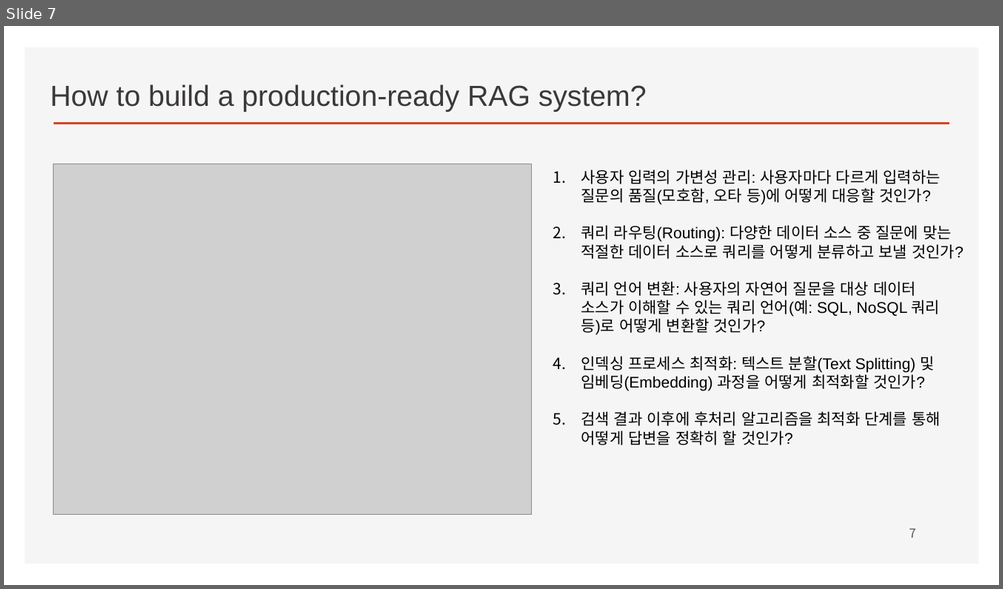
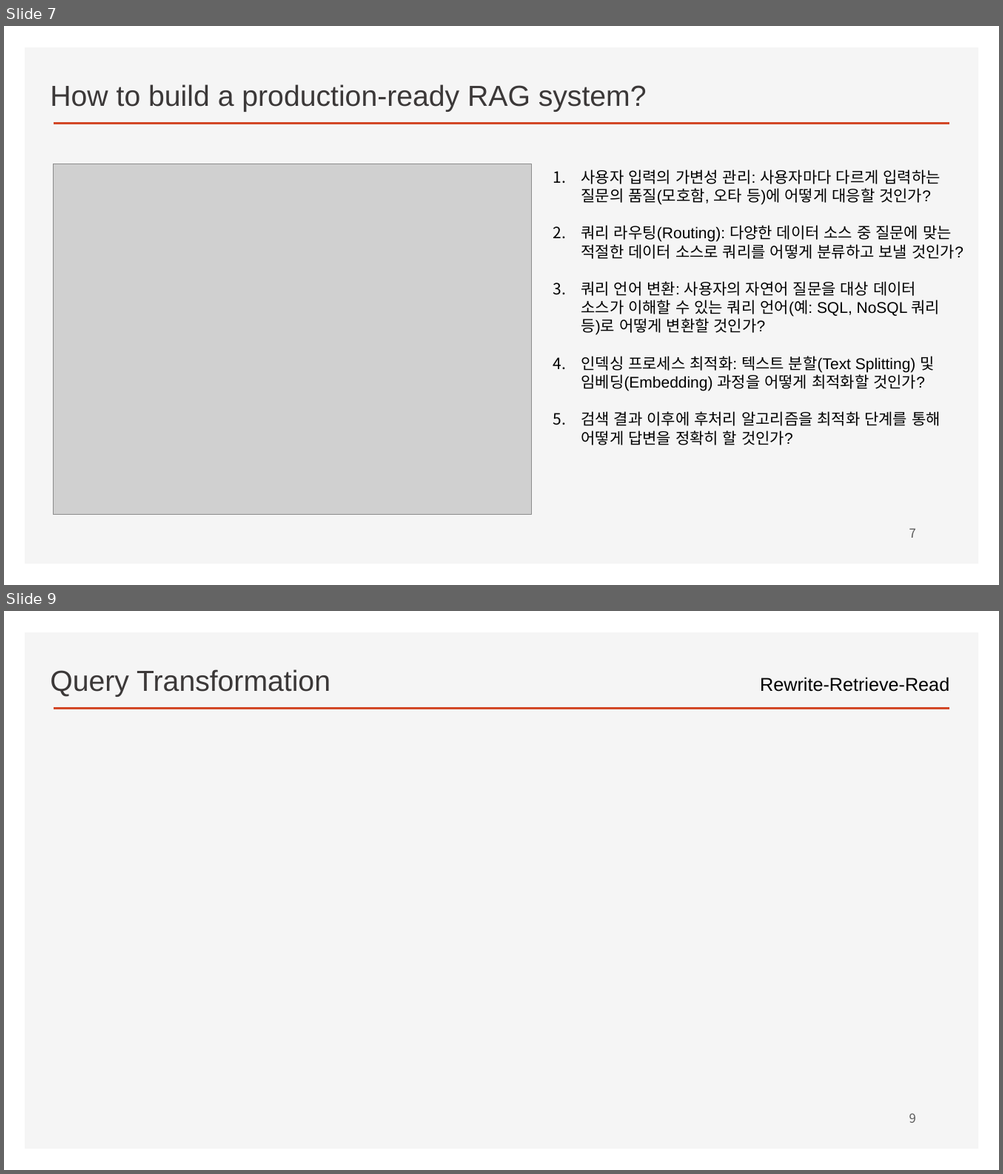
Before and after one commit to ancestor9/2026_Fall_Learning-Langchain-AI-Agent, a slide deck: CHAPTER 3 RAG Part II_Chatting with Your Data.pptx. Shown one above the other, each under a label of ours: slide 7 before the commit, slides 7 and 9 after it; the slides between them are not shown. The pictures are 1003x589 and 1003x1174 pixels, drawn with LibreOffice and Linux fonts; fonts in the diff are those of the drawing; grey boxes stand for pictures; background and template pictures are left out. Boxes give left, top, right and bottom in pixels: in the first picture for what was removed or moved away, otherwise in the second. Text is boxed around its words. In the diff, an @@ line names an element or a change of style, - is before the commit and + after.

```diff
--- a/CHAPTER 3 RAG Part II_Chatting with Your Data.pptx
+++ b/CHAPTER 3 RAG Part II_Chatting with Your Data.pptx
@@ slide 9 added at [4, 611, 999, 1170], background #FFFFFF; not listed: 2 template elements that a slide beside it also shows @@
@@ text added at [50, 669, 330, 697], 28 pt, text #3B3838 @@
+Query Transformation
@@ text added at [760, 677, 949, 692], 18 pt, text #000000 @@
+Rewrite-Retrieve-Read
@@ page number added at [909, 1113, 916, 1123], 12 pt, text #595959 @@
+9
```
Also in this commit, not shown: 2 other slides added.
